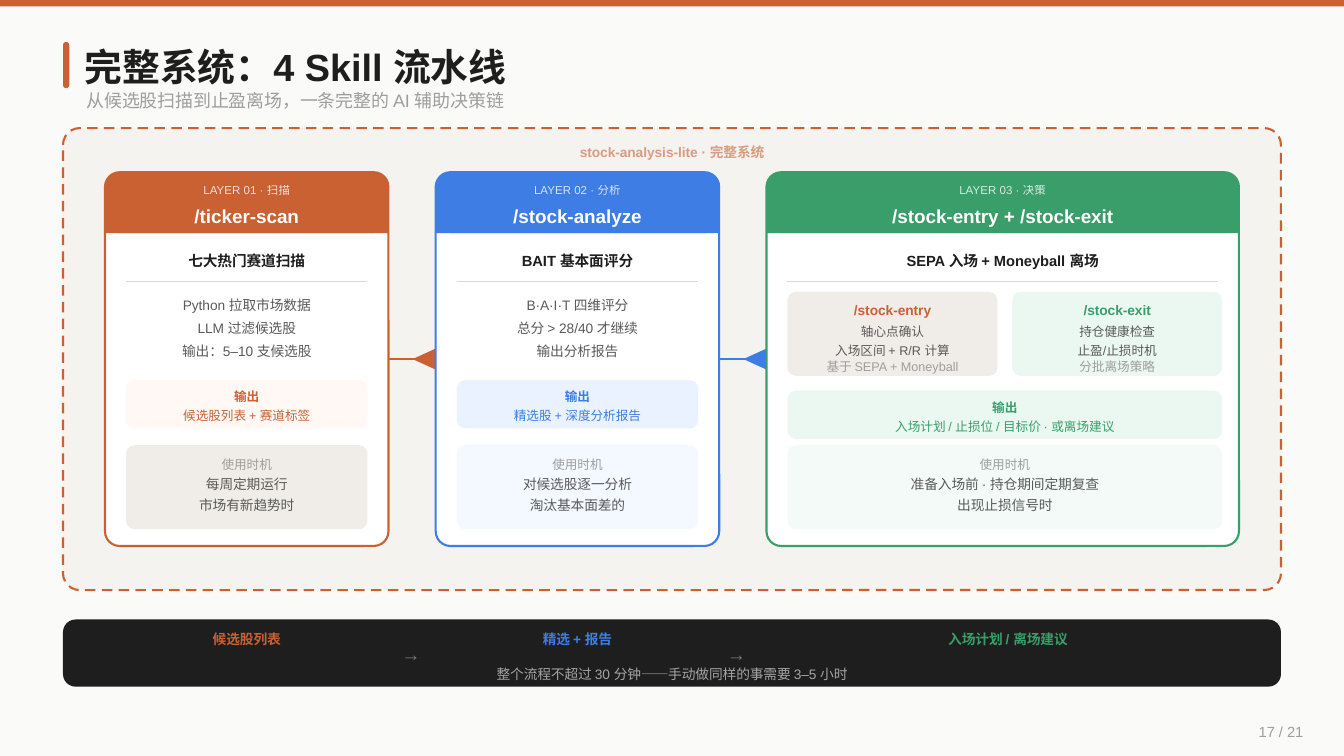
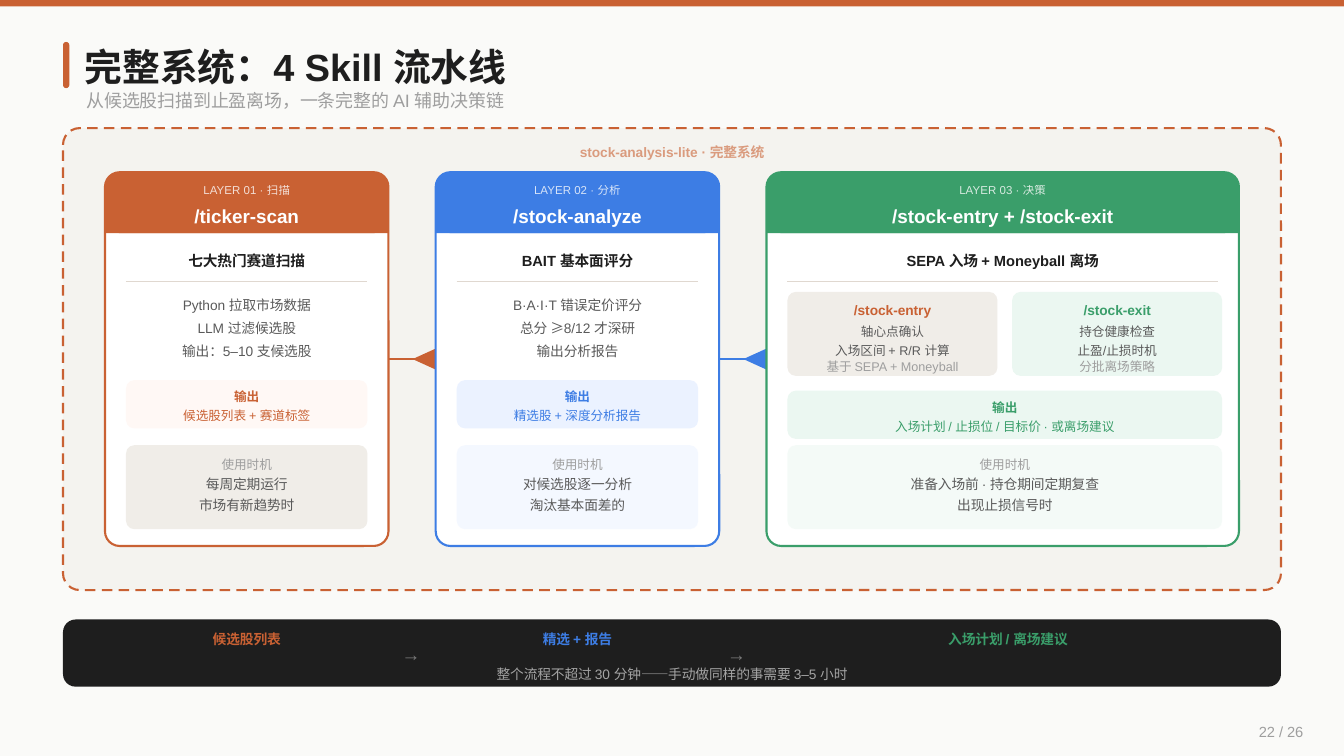
Before and after one commit to austinxyz/course-portal, a slide deck: slide 22 of dl/claude_course_s3.pptx (slide 17 before the commit). Drawn at 1344x756 pixels with LibreOffice and Linux fonts; fonts in the diff are those of the drawing. Boxes give left, top, right and bottom in pixels: in the first picture for what was removed or moved away, otherwise in the second. Text is boxed around its words. In the diff, an @@ line names an element or a change of style, - is before the commit and + after.

```diff
--- a/dl/claude_course_s3.pptx
+++ b/dl/claude_course_s3.pptx
@@ text at (x1=513, y1=298, x2=642, y2=311): text changed @@
-B·A·I·T 四维评分
+B·A·I·T 错误定价评分
@@ text at (x1=520, y1=321, x2=635, y2=334): text changed @@
-总分 > 28/40 才继续
+总分 ≥8/12 才深研
@@ text at (x1=1259, y1=727, x2=1303, y2=737): text changed @@
-17 / 21
+22 / 26
```
Also in this commit, not shown: 14 other slides changed, 11 slides added, 6 slides removed, 9 other files.
